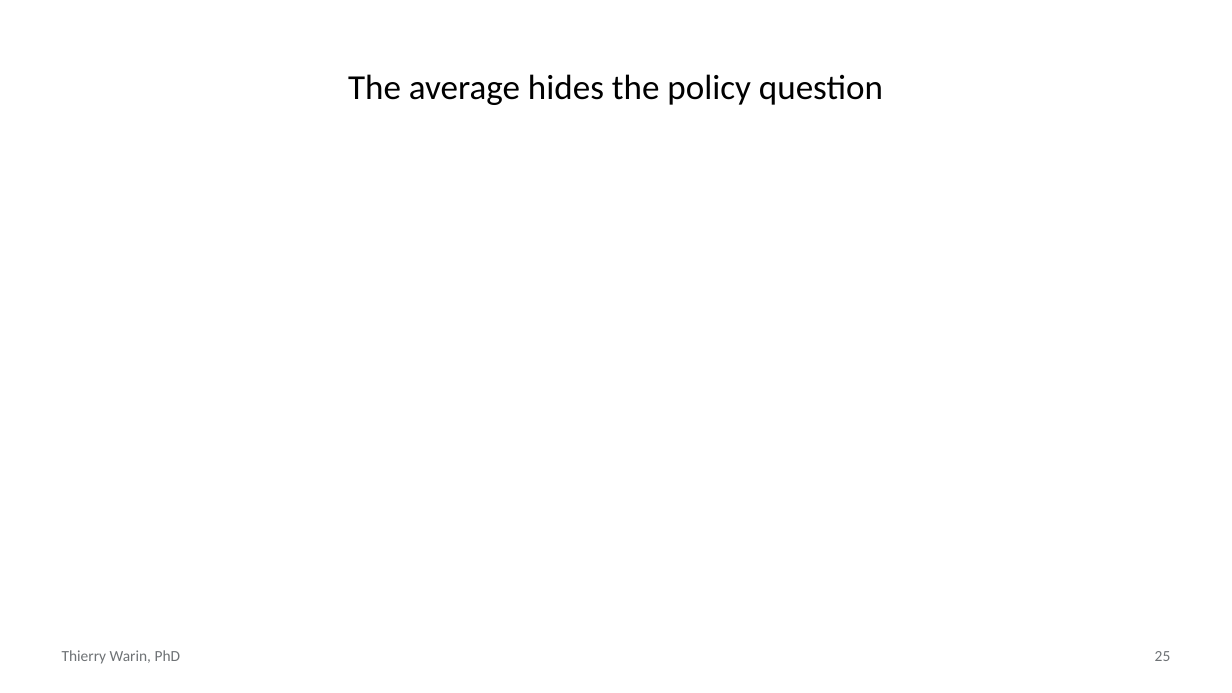
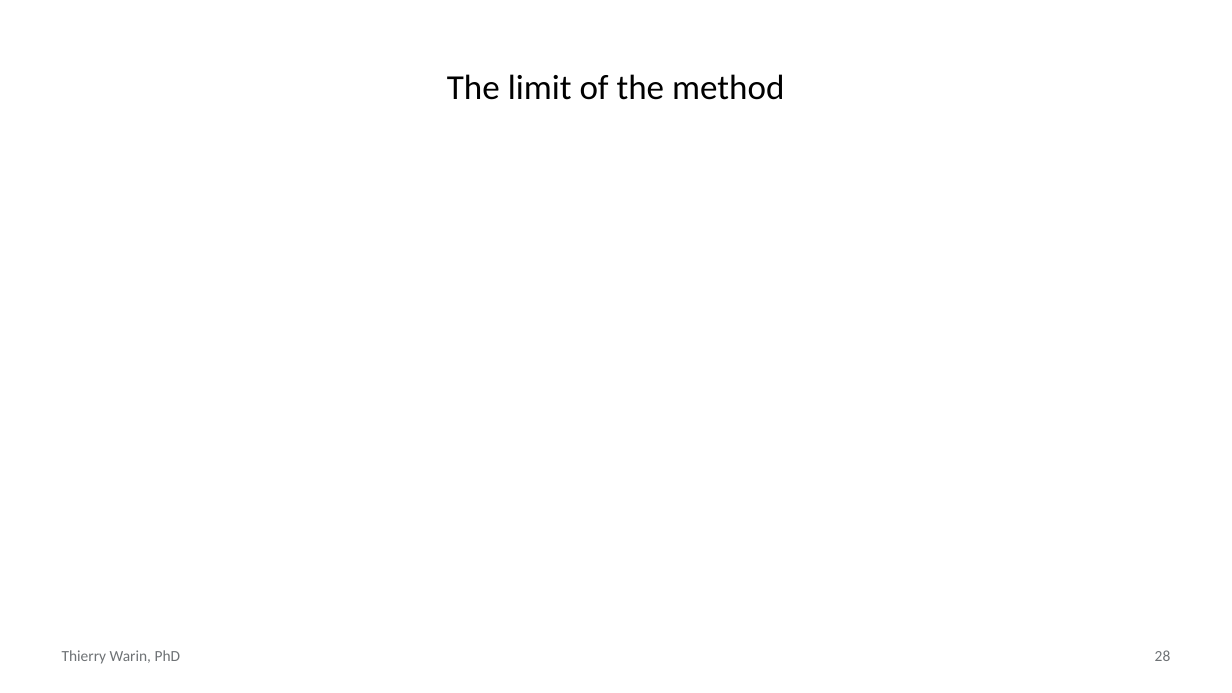
Before and after one commit to warint/quantitative-methods, a slide deck: slide 28 of 10-causal-machine-learning/slides.pptx (slide 25 before the commit). Drawn at 1232x693 pixels with LibreOffice and Linux fonts; fonts in the diff are those of the drawing. Boxes give left, top, right and bottom in pixels: in the first picture for what was removed or moved away, otherwise in the second. Text is boxed around its words. In the diff, an @@ line names an element or a change of style, - is before the commit and + after.

```diff
--- a/10-causal-machine-learning/slides.pptx
+++ b/10-causal-machine-learning/slides.pptx
@@ title at (x1=447, y1=74, x2=784, y2=100): text changed @@
-The average hides the policy question
+The limit of the method
@@ page number at (x1=1155, y1=650, x2=1171, y2=661): text changed @@
-25
+28
```
Also in this commit, not shown: 4 other slides changed, 27 slides added, 24 slides removed, 3 other files.
